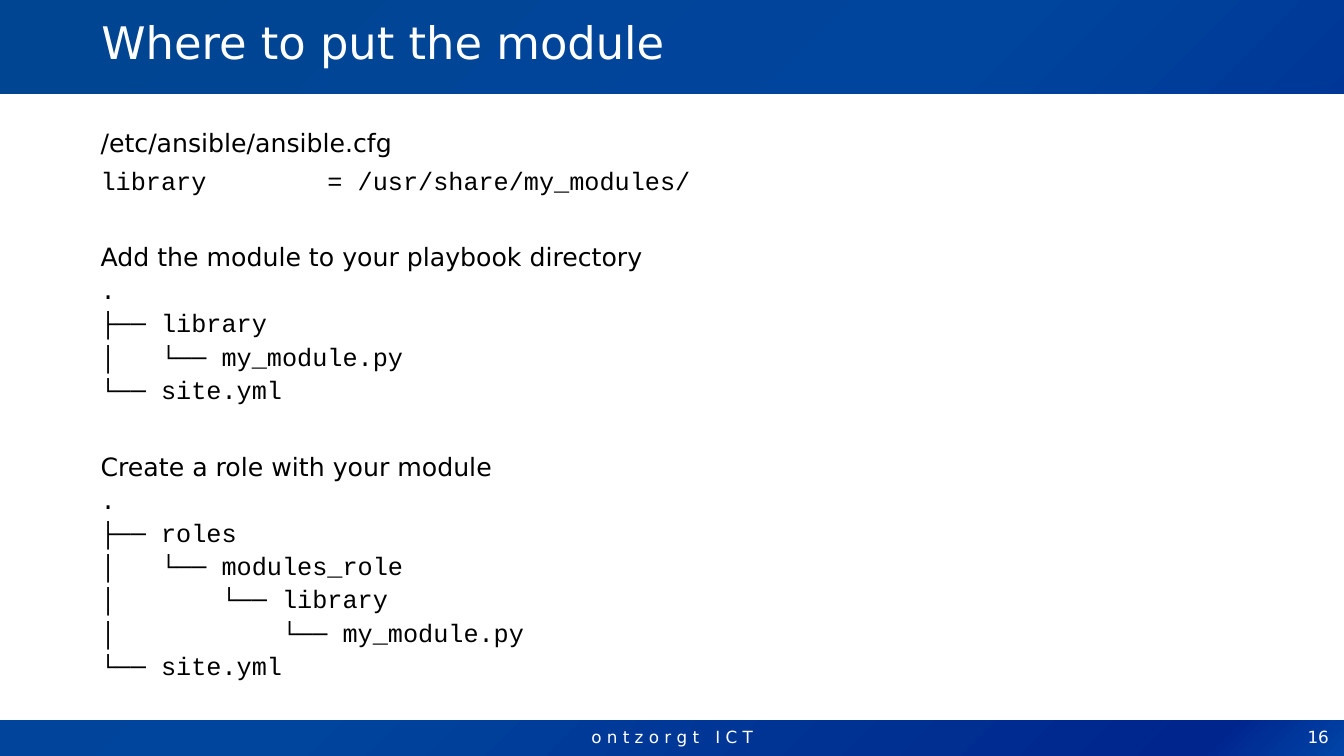
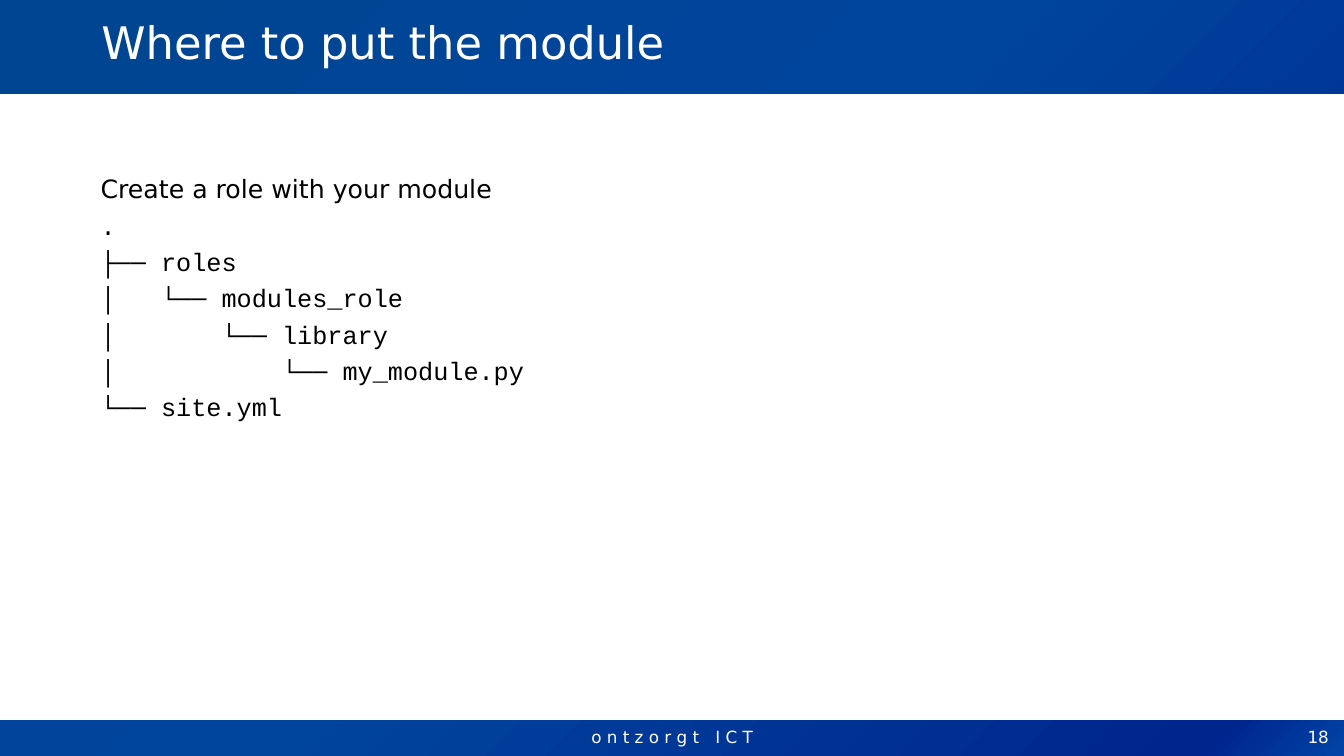
Before and after one commit to molekuul/modules_workshop, a slide deck: slide 18 of Workshop writing Ansible Module.pptx (slide 16 before the commit). Drawn at 1344x756 pixels with LibreOffice and Linux fonts; fonts in the diff are those of the drawing; background and template pictures are left out. Boxes give left, top, right and bottom in pixels: in the first picture for what was removed or moved away, otherwise in the second. Text is boxed around its words. In the diff, an @@ line names an element or a change of style, - is before the commit and + after.

```diff
--- a/Workshop writing Ansible Module.pptx
+++ b/Workshop writing Ansible Module.pptx
@@ text "Create a role with your ..." at box(101, 179, 524, 422): line spacing 0.8 to 0.9; line spacing 1.1 to 1.2 @@
@@ text at box(101, 133, 691, 405): paragraphs removed @@
-/etc/ansible/ansible.cfg
-library = /usr/share/my_modules/
-Add the module to your playbook directory
-.
-├── library
-│ └── my_module.py
-└── site.yml
@@ page number at box(1308, 730, 1329, 744): text changed @@
-16
+18
```
Also in this commit, not shown: 9 other slides changed, 3 slides added, 1 other file.
